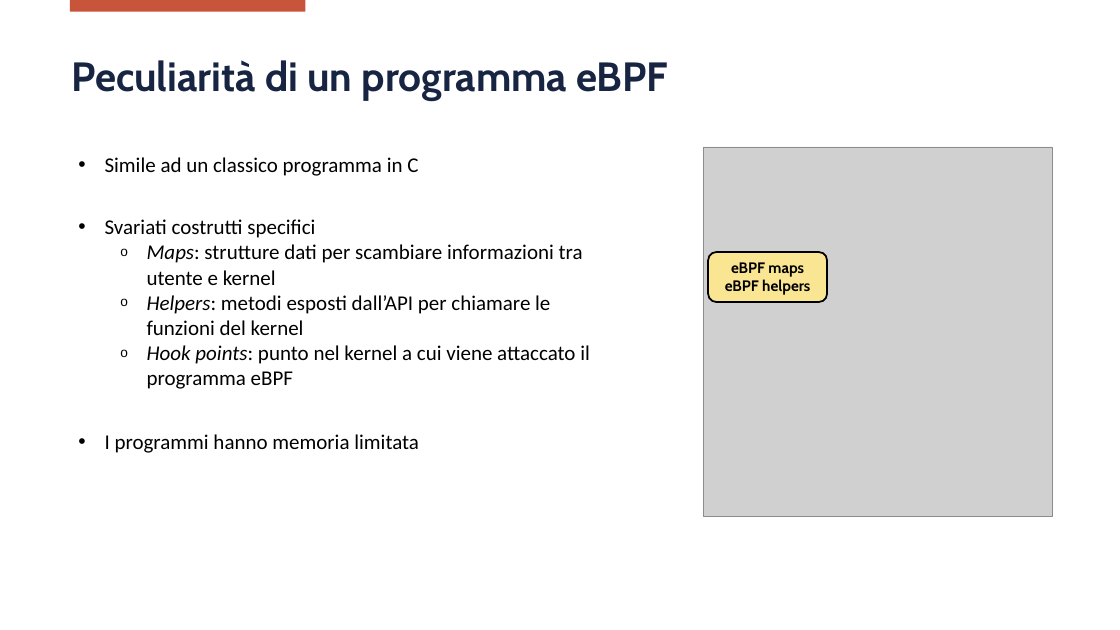
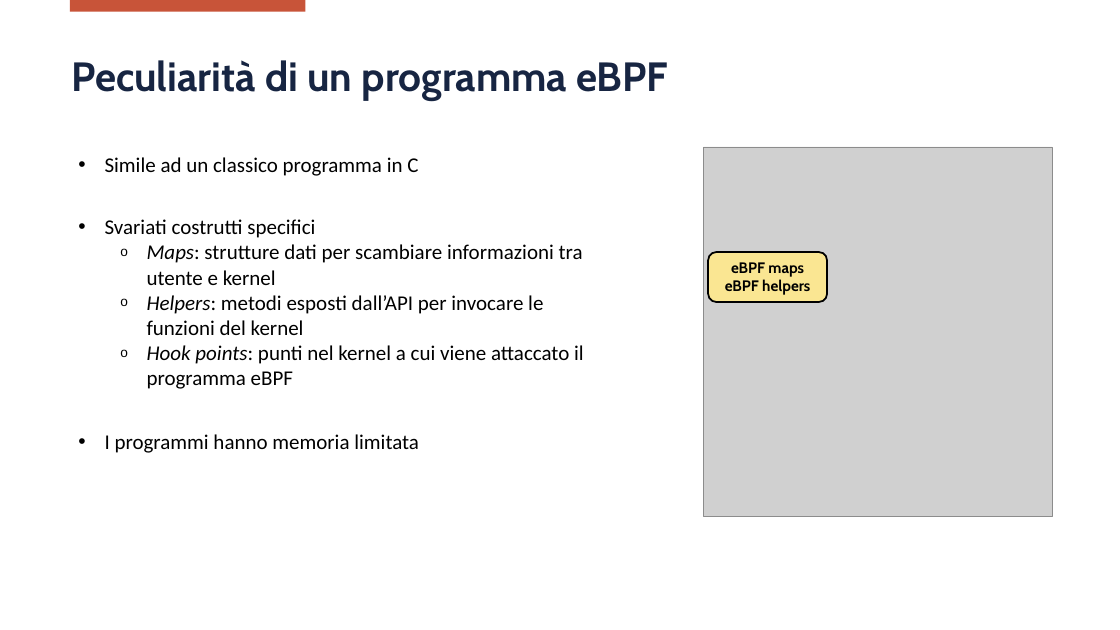
Before and after one commit to Matteo-Locatelli/master_thesis, a slide deck: slide 7 of presentation_ita/Presentation.pptx. Drawn at 1120x630 pixels with LibreOffice and Linux fonts; fonts in the diff are those of the drawing; grey boxes stand for pictures; background and template pictures are left out. Boxes give left, top, right and bottom in pixels: in the first picture for what was removed or moved away, otherwise in the second. Text is boxed around its words. In the diff, an @@ line names an element or a change of style, - is before the commit and + after.

Commit message:
Final update presentation

```diff
--- a/presentation_ita/Presentation.pptx
+++ b/presentation_ita/Presentation.pptx
@@ text at bbox=[147, 295, 584, 389]: text changed @@
-  o Helpers: metodi esposti dall’API per chiamare le funzioni del kernel
-  o Hook points: punto nel kernel a cui viene attaccato il programma eBPF
+  o Helpers: metodi esposti dall’API per invocare le funzioni del kernel
+  o Hook points: punti nel kernel a cui viene attaccato il programma eBPF
```
Also in this commit, not shown: 7 other slides changed, 2 other files.
